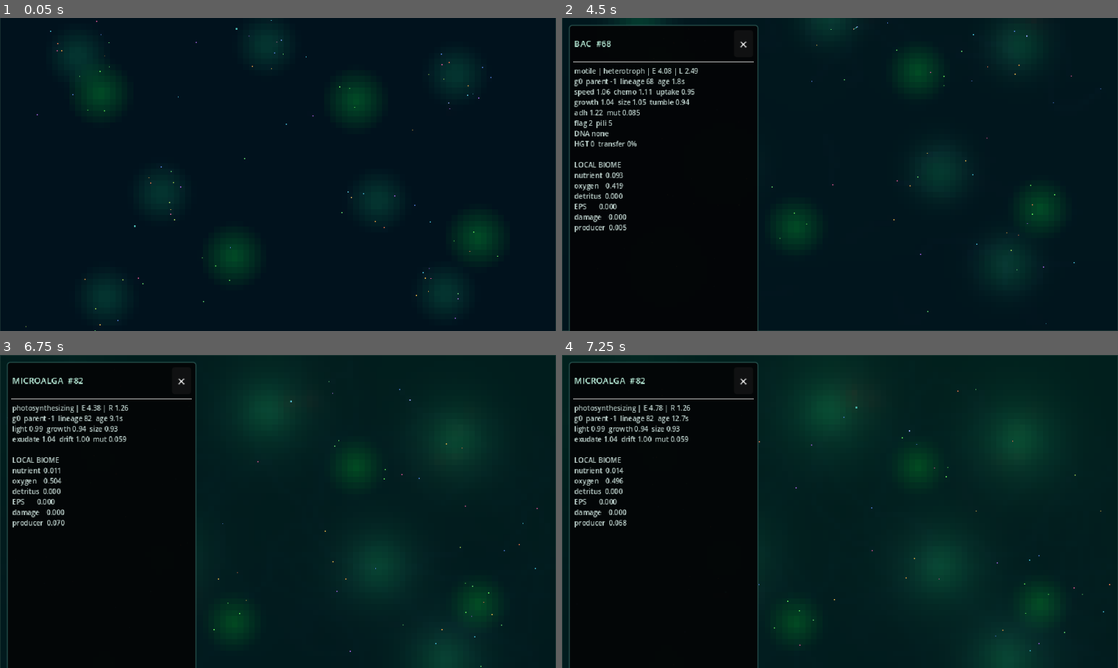
Above: before the commit, frames 1-4 (two rows, left to right).
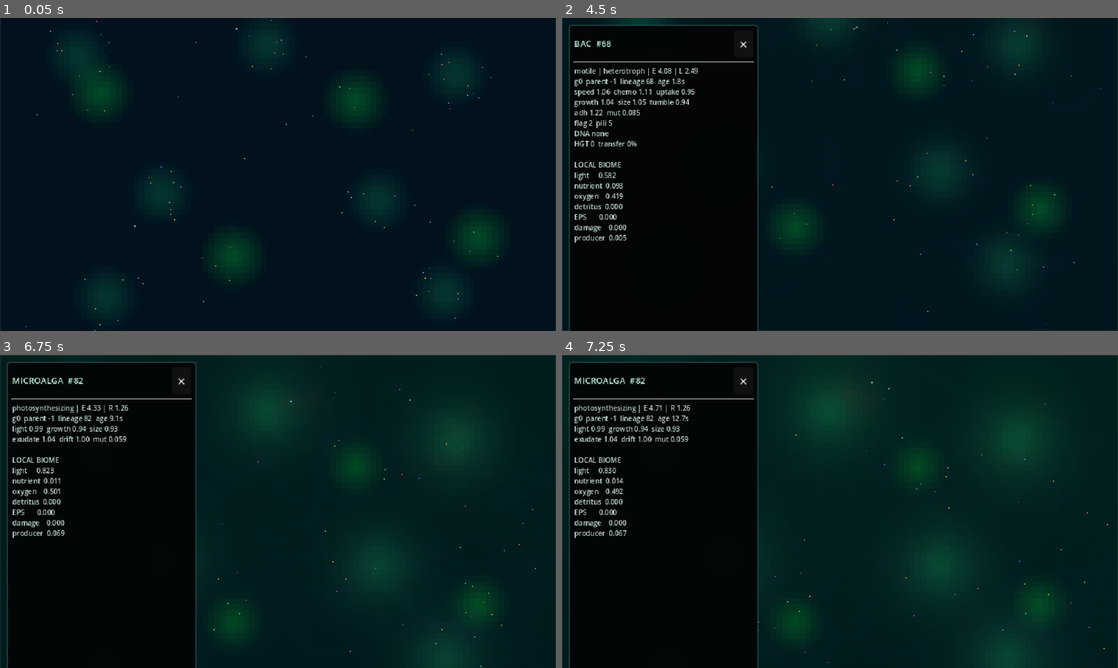
Above: after the commit, the same moments.

Repository: Rzbck/MicroC0re
Game: Godot game, scene res://src/app/main.tscn
The game is run twice, just before and just after one commit, with the same random seed, the same clock (stepped at 60 frames per second) and the same inputs.
Inputs (mouse positions are in pixels of both pictures, inside the frame that each line leads up to):
- Up to frame 1 (0.05 s): no input
- Up to frame 2 (4.5 s): tap Enter at 0.5, 4.25 s; move the mouse to (812, 237) at 0.52 s; hold W 0.53-1.25 s; tap F at 0.6 s; click (812, 237) at 0.67 s; tap Space at 0.77, 1.25, 3.77 s; drag from (1006, 221) to (812, 237) at 1.27 s; move the mouse to (673, 127) at 2.02 s; hold A 2.03-2.75 s; tap N at 2.1 s; drag from (867, 174) to (673, 127) at 2.77 s; move the mouse to (756, 96) at 3.52 s; hold S 3.53-4.25 s; tap 2 at 3.6 s; drag from (962, 158) to (756, 96) at 4.27 s
- Up to frame 3 (6.75 s): click "×" at 5 s; tap Space at 5.75 s; move the mouse to (166, 527) at 5.77 s; hold W 5.78-6.5 s; tap 4 at 5.85 s; click (166, 527) at 5.92 s; drag from (333, 442) to (166, 527) at 6.52 s
- Up to frame 4 (7.25 s): no input

Frame 1 is identical in both runs. In frame 2, 0.8% of the frame differs, in the area x 2-85%, y 49-72%; in frame 3, 0.8%; in frame 4, 0.8%, in the area x 2-99%, y 8-99%.

Commit message:
Add producer self-shading and visible light response

Diff:
--- a/src/app/pixel_microscope.gd
+++ b/src/app/pixel_microscope.gd
@@ -609,7 +609,13 @@
 		var texture_size: Vector2 = texture.get_size() * (
 			0.26 + float(alga.radius) * 0.018
 		)
-		var color := Color(0.52, 1.0, 0.46, 1.0)
+		var local_light: float = float(sim.sample_light(position))
+		var color := Color(
+			0.34 + local_light * 0.18,
+			0.62 + local_light * 0.38,
+			0.28 + local_light * 0.18,
+			1.0
+		)
 
 		if float(alga.engulf_progress) > 0.0:
 			var p: float = clampf(float(alga.engulf_progress), 0.0, 1.0)
@@ -1350,9 +1356,11 @@
 		return ""
 	return (
 		"\n\nLOCAL BIOME\n"
-		+ "nutrient  %.3f\noxygen    %.3f\ndetritus  %.3f\n"
-		+ "EPS       %.3f\ndamage    %.3f\nproducer  %.3f"
+		+ "light     %.3f\nnutrient  %.3f\noxygen    %.3f\n"
+		+ "detritus  %.3f\nEPS       %.3f\ndamage    %.3f\n"
+		+ "producer  %.3f"
 	) % [
+		float(sim.sample_light(position)),
 		float(sim.nutrient.sample_world(position)),
 		float(sim.oxygen.sample_world(position)),
 		float(sim.detritus.sample_world(position)),
--- a/src/simulation/petri_simulation.gd
+++ b/src/simulation/petri_simulation.gd
@@ -101,6 +101,7 @@
 var water_flow_strength: float = 0.42
 var diel_cycle_seconds: float = 180.0
 var night_light_floor: float = 0.12
+var producer_self_shading_strength: float = 0.90
 
 # Motility / chemotaxis.
 var run_speed: float = 11.0
@@ -1983,7 +1984,16 @@
 	]
 
 
+func sample_light(position: Vector2) -> float:
+	return _sample_light(position)
+
+
 func _sample_light(position: Vector2) -> float:
+	var biomass: float = float(producer_biomass.sample_world(position))
+	return _apply_producer_shading(_ambient_light(position), biomass)
+
+
+func _ambient_light(position: Vector2) -> float:
 	var normalized_y: float = clampf(position.y / world_size.y, 0.0, 1.0)
 	var vertical: float = lerpf(1.0, 0.38, normalized_y)
 	var daylight: float = (
@@ -2001,6 +2011,16 @@
 	return clampf(vertical * daylight + ripple, 0.04, 1.0)
 
 
+func _apply_producer_shading(light_value: float, biomass: float) -> float:
+	# Qualitative self-shading: dense producer mats attenuate the light seen by
+	# producers living in the same patch. A rational attenuation keeps the CPU
+	# reference cheap and leaves a direct GPU-friendly equivalent for #57.
+	var transmittance: float = 1.0 / (
+		1.0 + producer_self_shading_strength * clampf(biomass, 0.0, 1.0)
+	)
+	return clampf(light_value * transmittance, 0.025, 1.0)
+
+
 func _light_value_for_index(index: int) -> float:
 	var x: int = index % FIELD_WIDTH
 	var y: int = floori(float(index) / float(FIELD_WIDTH))
@@ -2008,8 +2028,10 @@
 		(float(x) + 0.5) * FIELD_CELL_SIZE,
 		(float(y) + 0.5) * FIELD_CELL_SIZE
 	)
-	return _sample_light(position)
-
+	return _apply_producer_shading(
+		_ambient_light(position),
+		float(producer_biomass.values[index])
+	)
 
 func _water_flow(position: Vector2) -> Vector2:
 	# Small deterministic aqueous current. It gives the biome a water phase
--- a/tests/smoke_test.gd
+++ b/tests/smoke_test.gd
@@ -22,6 +22,19 @@
 func _init() -> void:
 	var errors := PackedStringArray()
 	_validate_preloaded_scripts(errors)
+
+	# Regression: dense producer biomass must reduce local effective light.
+	# This is a biome feedback, not a renderer-only tint.
+	var shade_probe = PetriSimulationScript.new(99173)
+	var shade_position := Vector2(21.0, 21.0)
+	shade_probe.producer_biomass.fill(0.0)
+	var open_light: float = float(shade_probe.sample_light(shade_position))
+	shade_probe.producer_biomass.add_nearest_world(shade_position, 1.0)
+	var shaded_light: float = float(shade_probe.sample_light(shade_position))
+	if shaded_light >= open_light * 0.80:
+		errors.append("biome: producer self-shading did not attenuate local light")
+	if shaded_light <= 0.0 or not is_finite(shaded_light):
+		errors.append("biome: producer self-shading produced invalid light")
 
 	var first = PetriSimulationScript.new(424242)
 	var second = PetriSimulationScript.new(424242)
Not shown, changed: docs/BIOME.md
Not shown, changed: docs/MATH.md
Not shown, changed: docs/STATUS.md
